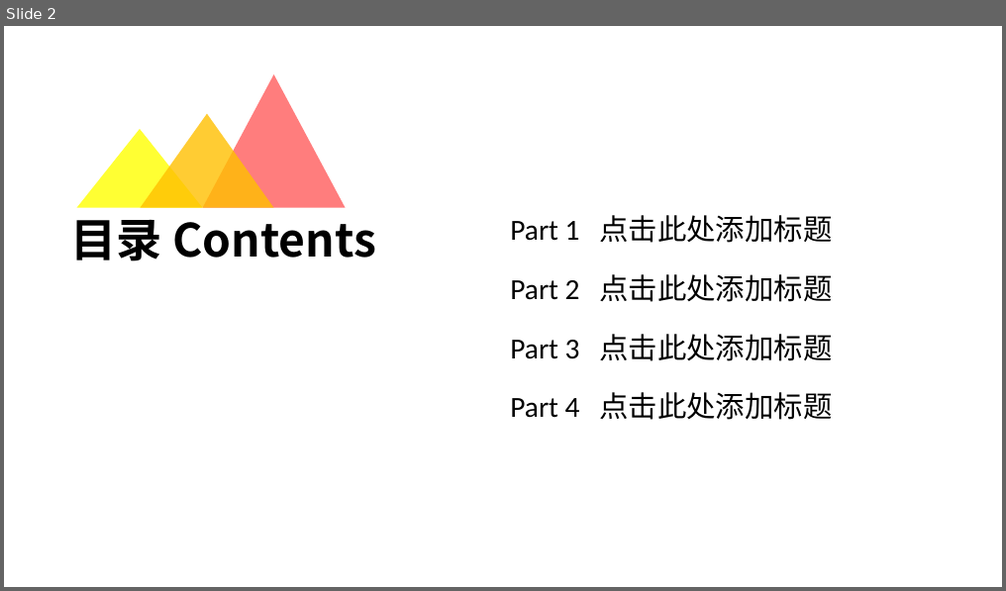
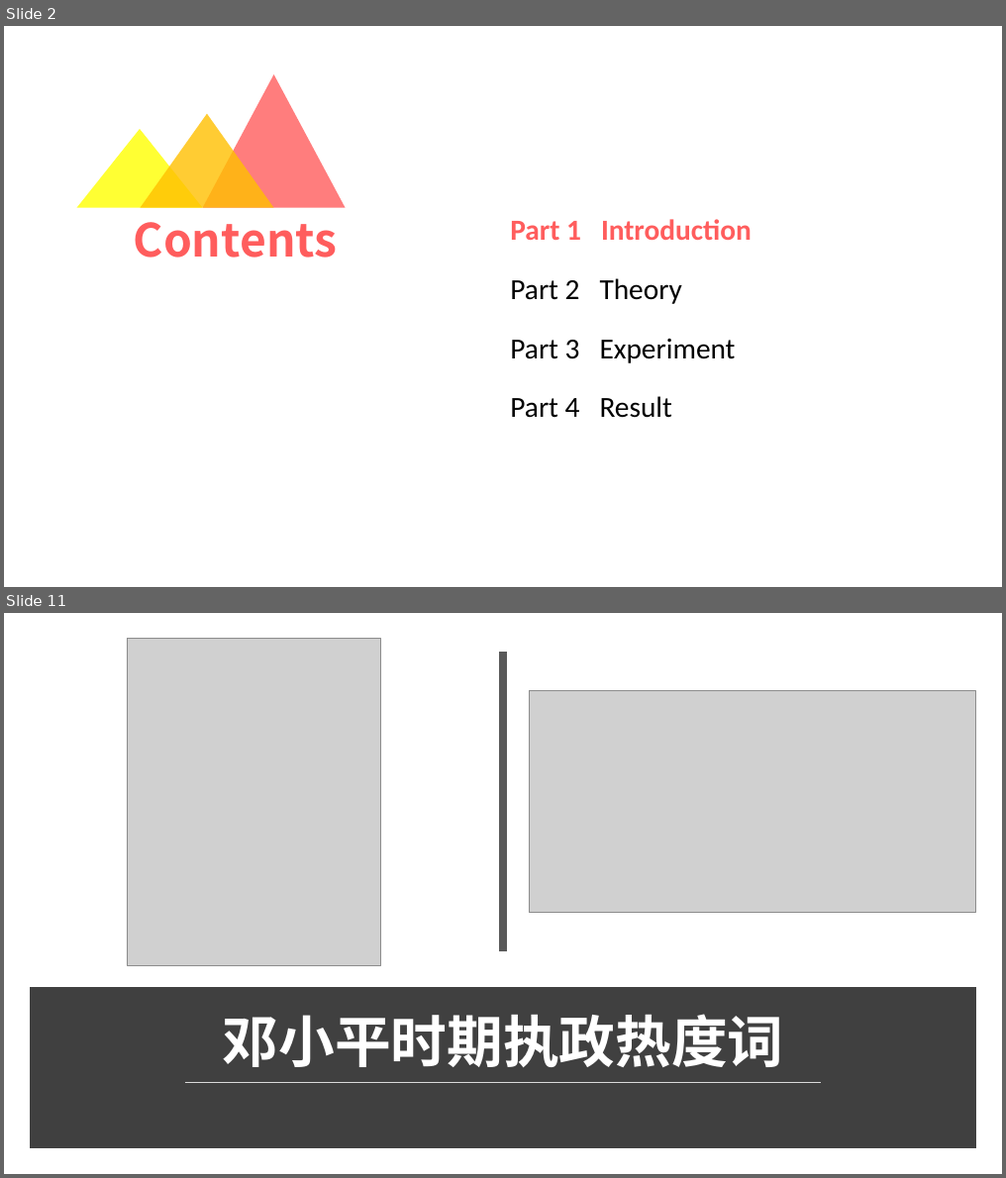
Before and after one commit to lucasxlu/CVLH, a slide deck: src/main/python/report_result/GovReport.pptx. Shown one above the other, each under a label of ours: slide 2 before the commit, slides 2 and 11 after it; the slides between them are not shown. The pictures are 1006x591 and 1006x1178 pixels, drawn with LibreOffice and Linux fonts; fonts in the diff are those of the drawing; grey boxes stand for pictures. Boxes give left, top, right and bottom in pixels: in the first picture for what was removed or moved away, otherwise in the second. Text is boxed around its words. In the diff, an @@ line names an element or a change of style, - is before the commit and + after.

```diff
--- a/src/main/python/report_result/GovReport.pptx
+++ b/src/main/python/report_result/GovReport.pptx
@@ slide 11 added at [4, 613, 1002, 1174], background #FFFFFF @@
@@ rectangle added at [4, 613, 1002, 1174], fill #FFFFFF @@
@@ picture added at [127, 639, 380, 965] @@
@@ rectangle added at [4, 663, 11, 700], fill #FF5D5D @@
@@ line added from (503, 652) to (503, 952), #595959 8 pt @@
@@ picture added at [530, 691, 976, 913] @@
@@ rectangle added at [35, 992, 971, 1144], fill #404040, outline #404040 10 pt @@
@@ title added at [223, 1014, 784, 1067], 54 pt, text #FFFFFF, bold @@
+邓小平时期执政热度词
@@ line added from (185, 1083) to (822, 1083), #D9D9D9 1.75 pt @@
@@ slide 2 changed as well @@
@@ text at [134, 222, 338, 258]: text changed; text colour #000000 to #FF5D5D @@
-目录 Contents
+Contents
@@ text at [510, 219, 751, 240]: text changed; text colour #000000 to #FF5D5D; bold on @@
-Part 1 点击此处添加标题
+Part 1 Introduction
@@ text at [510, 278, 682, 304]: text changed @@
-Part 2 点击此处添加标题
+Part 2 Theory
@@ text at [510, 339, 736, 364]: text changed @@
-Part 3 点击此处添加标题
+Part 3 Experiment
@@ text at [510, 396, 672, 418]: text changed @@
-Part 4 点击此处添加标题
+Part 4 Result
```
Also in this commit, not shown: 4 other slides changed, 12 other slides added, 9 slides removed, 24 other files.
